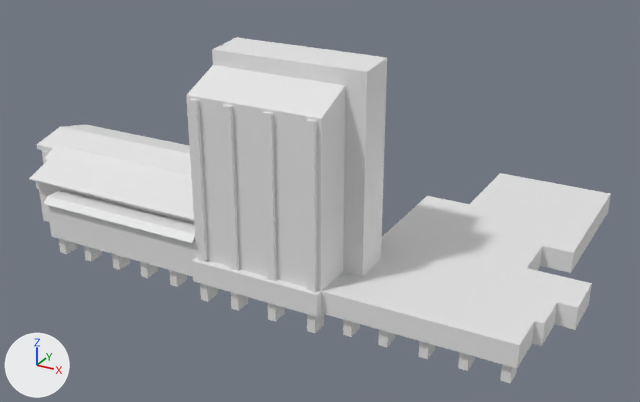
The Blender file UNReal_Fantasy/Assets/Models/torre_enfermeria.blend: old version first, new version second.
One viewpoint serves both versions: a 50 mm camera at (49.0, -87.1, 52.9) aimed at (-1.7, 5.1, 6.8). The axes (+X, +Y, +Z) are drawn at lower left. The lights are the same throughout.
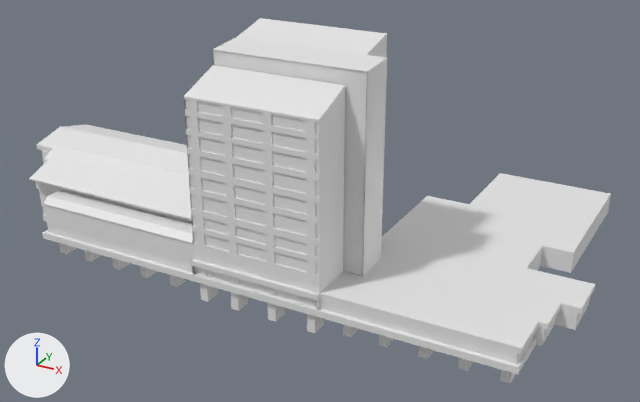
Commit message: -Mejoras en el modelo "torre enfermeria".

Location of each change, [x1, y1, x2, y2] in pixels of the pictures (640 x 402 px):
'Cube.001', reshaped
    before: [29, 37, 611, 383]
    after: [29, 18, 611, 383]
part 1 of me_cube_002, built on
    before: [47, 65, 592, 383]
    after: [41, 18, 595, 383]

The edits, one by one:
me_cube_002 is used by ob_cube_001; location (10.0, 14.4, 2.9); scale (0.55, 1.0, 2.49).
me_cube_002 had 443 vertices, 304 faces, 13 loose edges and spanned x -101.9..43.3, y -29.0..14.2, z -1.2..10.6.
me_cube_002 now has 704 vertices, 485 faces, 41 loose edges and spans x -101.9..44.0, y -29.0..14.2, z -1.2..11.1.
me_cube_002 part 1: 32 vertices moved from x -74.1..36.3, y -28.0..-13.0, z 0.0..9.9 to x -74.1..36.3, y -28.5..-13.0, z 0.4..11.1; 12 vertices removed from x -74.1..37.4, y -28.0..-22.9, z 1.1..10.3; 273 vertices added at x -89.8..44.0, y -29.0..14.2, z 0.0..10.4.
